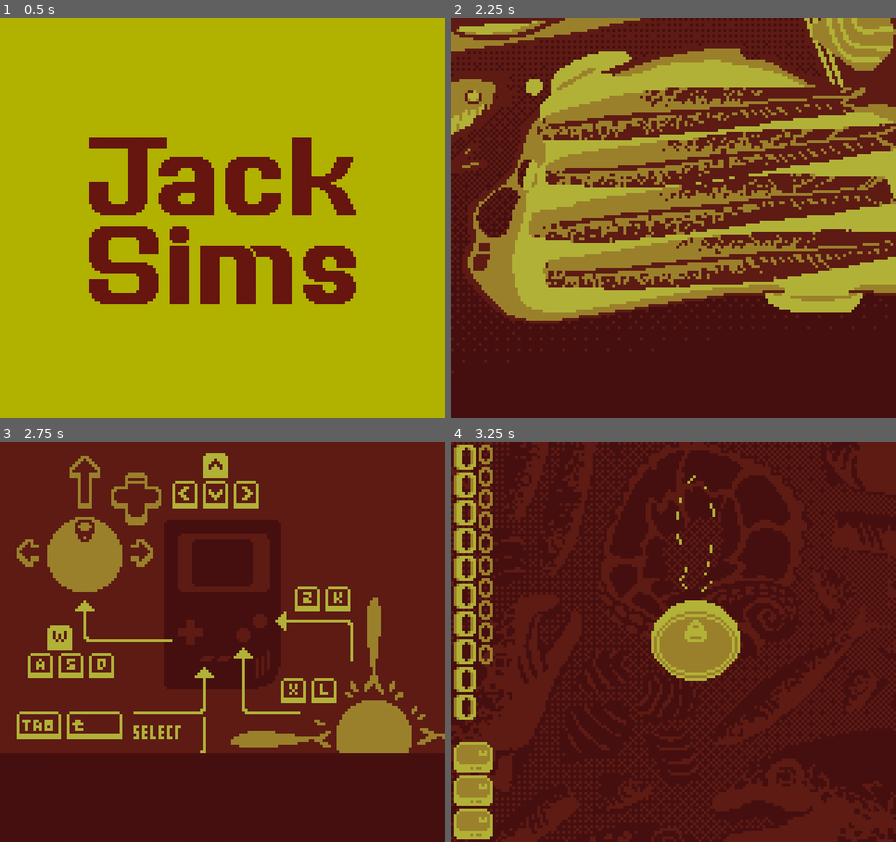
Above: before the commit, frames 1-4 (two rows, left to right).
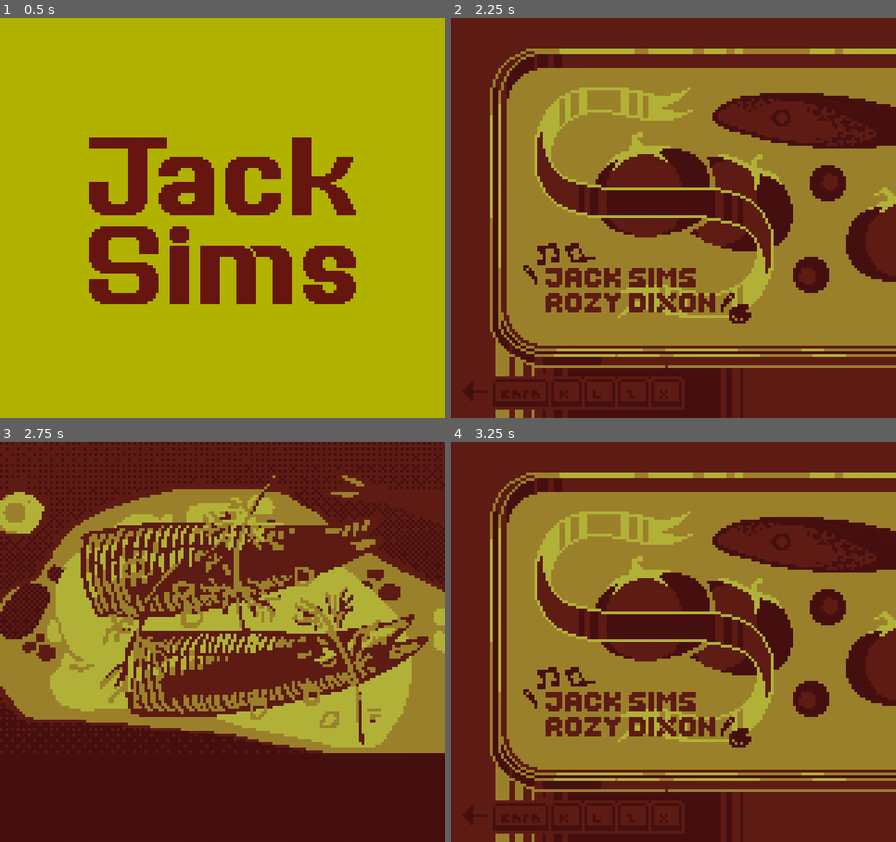
Above: after the commit, the same moments.

Repository: sym-z/gbjam-12
Game: Godot game, scene res://scenes/load_scene.tscn
Same seed, same stepped clock (60 frames per second), same inputs: the game is played once before the commit and once after it.
Inputs:
- Up to frame 1 (0.5 s): no input
- Up to frame 2 (2.25 s): tap Enter (START) at 0.5, 1.25, 2 s; hold D (DPAD-RIGHT) 0.53-1.28 s; tap L (A) at 0.6 s; tap K (B) at 0.8, 1.35 s; hold S (DPAD-DOWN) 1.28-2.03 s; tap Shift (SELECT) at 1.55, 2.1 s; hold D (DPAD-RIGHT) from 2.03 s (still down)
- Up to frame 3 (2.75 s): keep holding D (DPAD-RIGHT); tap Enter (START) at 2.3 s
- Up to frame 4 (3.25 s): tap Enter (START) at 2.75, 2.85 s; release D (DPAD-RIGHT) at 2.78 s; hold W (DPAD-UP) from 2.78 s (still down); tap L (A) at 3.05 s

Frame 1 is identical in both runs. In frame 2, 52% of the frame differs, in the area x 0-100%, y 0-100%; in frame 3, 37%; in frame 4, 52%.

Commit message:
correct menus and bugfix

Diff:
--- a/game-files/scenes/start_scene.tscn
+++ b/game-files/scenes/start_scene.tscn
@@ -4,10 +4,10 @@
 [ext_resource type="Texture2D" uid="uid://bi823ox4itnyp" path="res://sprites/title-background.png" id="2_ejq85"]
 [ext_resource type="Texture2D" uid="uid://causrv7nw1ykw" path="res://sprites/title-hud.png" id="3_ibp8q"]
 [ext_resource type="Texture2D" uid="uid://bn8ifhy1iyifq" path="res://sprites/title-scrollable.png" id="3_t7r4h"]
-[ext_resource type="Texture2D" uid="uid://dbjtsw2l2f2xk" path="res://sprites/control.png" id="5_i6ril"]
 [ext_resource type="Texture2D" uid="uid://5p2ggiopbnrp" path="res://sprites/creds.png" id="5_najdx"]
 [ext_resource type="AudioStream" uid="uid://1vjrcpesge2t" path="res://audio/menu_music.mp3" id="5_qhdlg"]
 [ext_resource type="AudioStream" uid="uid://cw5itur43545v" path="res://audio/menu_move.mp3" id="6_l0e3e"]
+[ext_resource type="Texture2D" uid="uid://c8jkbndmmnb8m" path="res://sprites/controls.png" id="6_p7dik"]
 
 [sub_resource type="SpriteFrames" id="SpriteFrames_k488e"]
 animations = [{
@@ -17,7 +17,7 @@
 "speed": 5.0
 }]
 
-[node name="Start Scene" type="Control" node_paths=PackedStringArray("moving_parts", "play_mark", "controls_mark", "credits_mark", "ambience", "menu_pick_noise", "controls_splash", "credits_splash", "hud_image")]
+[node name="Start Scene" type="Control" node_paths=PackedStringArray("moving_parts", "play_mark", "controls_mark", "credits_mark", "ambience", "menu_pick_noise", "controls_splash", "credits_splash", "hud_image", "hud_text")]
 layout_mode = 3
 anchors_preset = 0
 script = ExtResource("1_0uf1s")
@@ -30,6 +30,7 @@
 controls_splash = NodePath("Controls Mark/Controls")
 credits_splash = NodePath("Credits Mark/Credits")
 hud_image = NodePath("Moving Parts/HUD/Image")
+hud_text = NodePath("Moving Parts/HUD/Image/HUD Text")
 
 [node name="Moving Parts" type="Control" parent="."]
 anchors_preset = 0
@@ -89,10 +90,11 @@
 
 [node name="Controls" type="Sprite2D" parent="Controls Mark"]
 visible = false
-texture = ExtResource("5_i6ril")
+texture = ExtResource("6_p7dik")
 centered = false
 
 [node name="Ambience" type="AudioStreamPlayer2D" parent="."]
+visible = false
 stream = ExtResource("5_qhdlg")
 parameters/looping = true
 
--- a/game-files/scripts/start_scene.gd
+++ b/game-files/scripts/start_scene.gd
@@ -53,6 +53,10 @@
 
 ## Turns true when viewing menu
 var VIEWING : bool = false
+
+## Text image overlays for the hud
+@export var hud_text : AnimatedSprite2D
+
 
 func _ready():
 	# Play bg noise
@@ -152,6 +156,8 @@
 					current_choice = WINDOW.PLAY
 					tween = create_tween()
 					tween.tween_property(moving_parts, "position", play_mark.position, dur)
+		# Use enum and correct frame order for clean code
+		hud_text.frame = current_choice
 
 func menu_choice():
 	match current_choice:
@@ -166,4 +172,4 @@
 			menu_pick_noise.play()
 			credits_splash.visible = !credits_splash.visible
 			hud_image.visible = !hud_image.visible
-			VIEWING = controls_splash.visible
+			VIEWING = credits_splash.visible
Not shown, changed: game-files/scripts/creds.png.import
Binary file removed: game-files/sprites/control.png
Binary file changed: game-files/sprites/controls.png
Binary file changed: game-files/sprites/creds.png
Not shown, changed: .DS_Store
Not shown, added: audio-files/.DS_Store
Not shown, changed: game-files/.DS_Store
